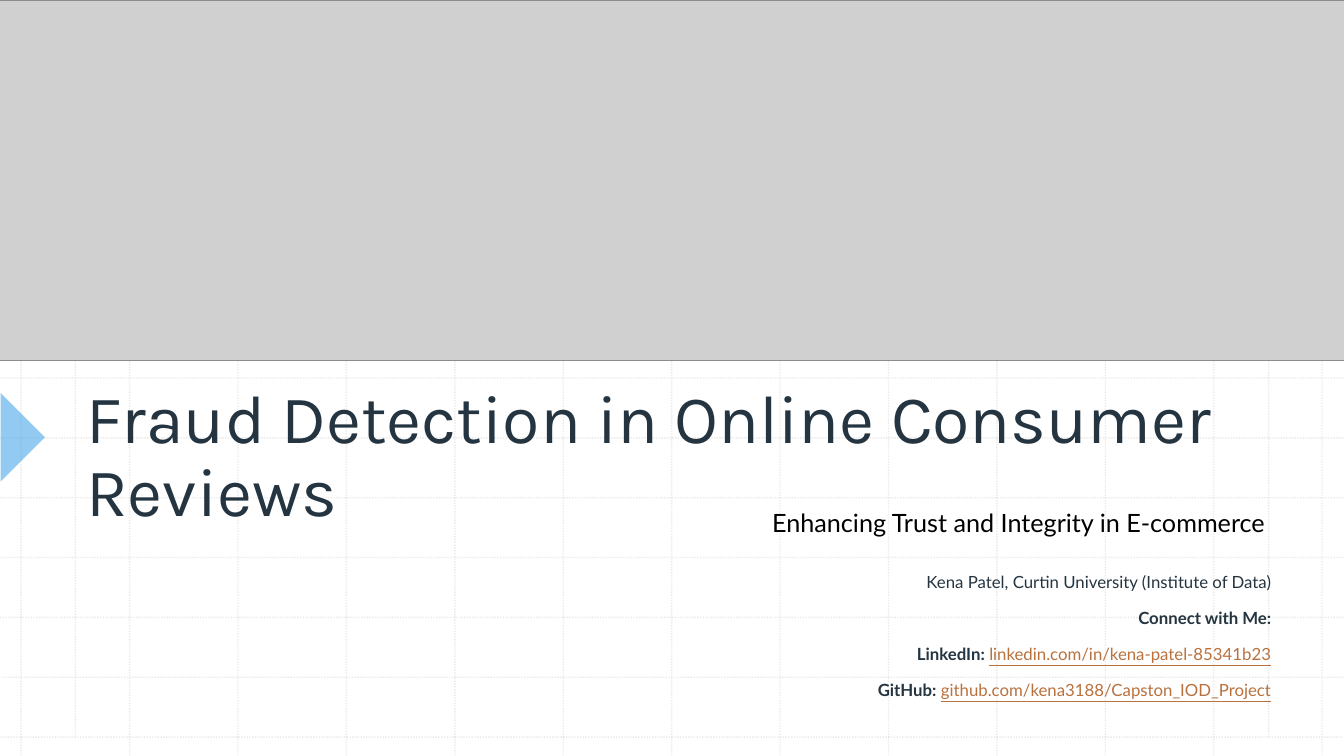
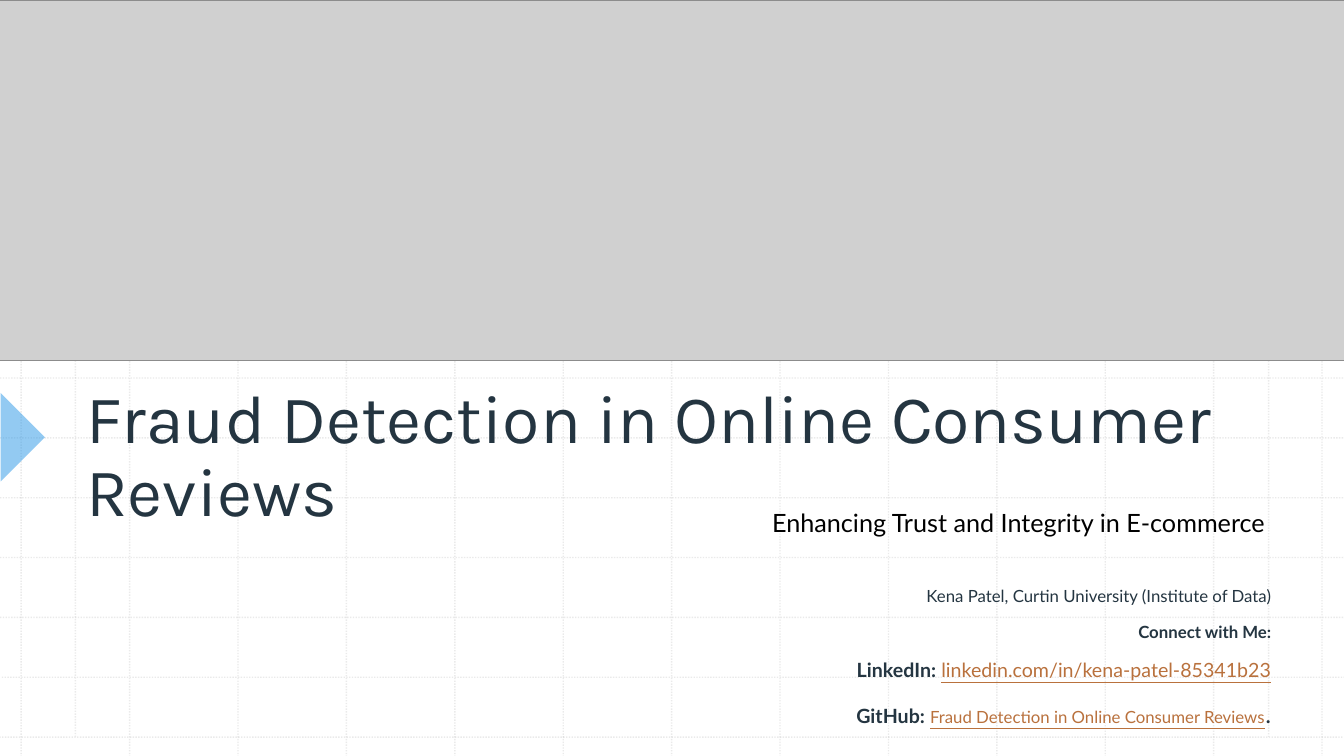
Before and after one commit to kena3188/Fraud-Detection-in-Online-Consumer-Reviews, a slide deck: slide 1 of Fraud Detection in Online Consumer Reviews.pptx. Drawn at 1344x756 pixels with LibreOffice and Linux fonts; fonts in the diff are those of the drawing; grey boxes stand for pictures. Boxes give left, top, right and bottom in pixels: in the first picture for what was removed or moved away, otherwise in the second. Text is boxed around its words. In the diff, an @@ line names an element or a change of style, - is before the commit and + after.

```diff
--- a/Fraud Detection in Online Consumer Reviews.pptx
+++ b/Fraud Detection in Online Consumer Reviews.pptx
@@ subtitle at (x1=857, y1=662, x2=1271, y2=681): size 12 to 14 pt in "LinkedIn: linkedin.com/in/kena-patel-85341b23" @@
@@ subtitle at (x1=856, y1=708, x2=1265, y2=723): text changed @@
-GitHub: github.com/kena3188/Capston_IOD_Project
+GitHub: Fraud Detection in Online Consumer Reviews.
```
Also in this commit, not shown: 4 other slides changed, 1 other file.
